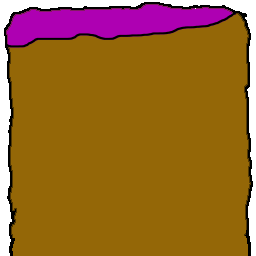
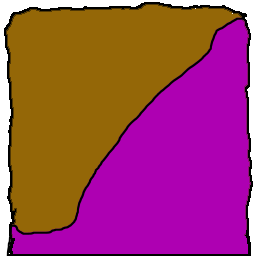
Comparing the layer stacks of the two 256x256 images. Changes:
hid "ND Right", painted on it over [left=6, top=4, right=251, bottom=256]
added layer "ND Right-New" above "ND Left-New" over [left=6, top=4, right=251, bottom=256]
